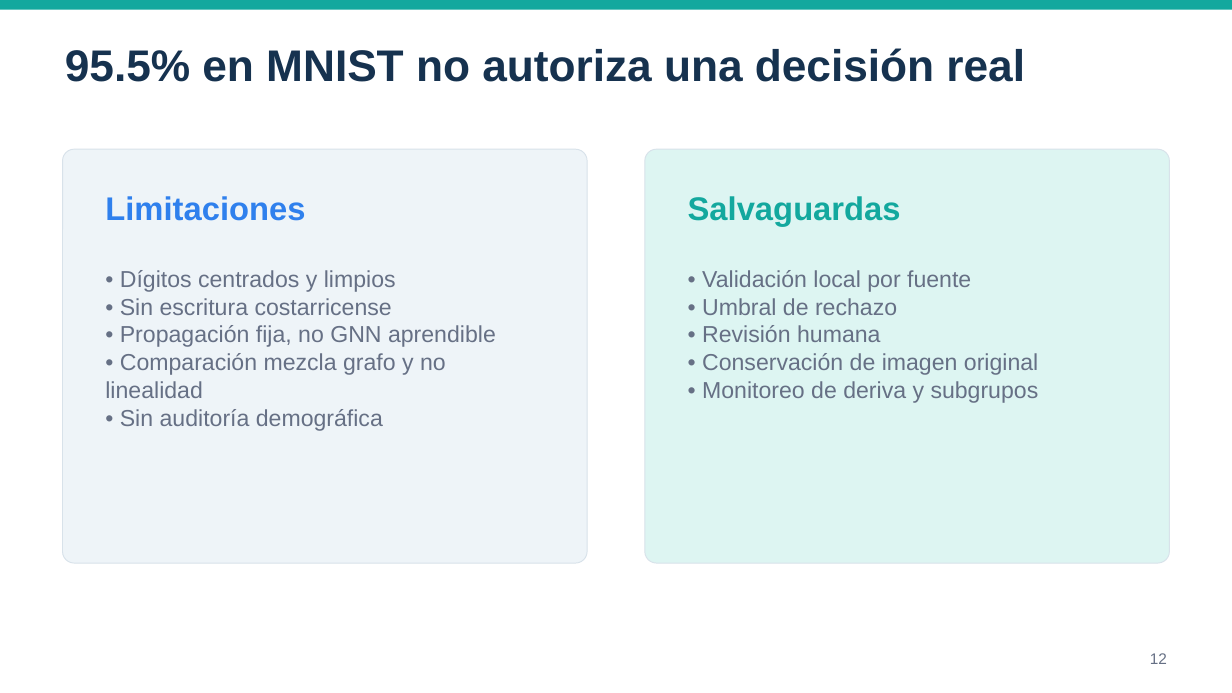
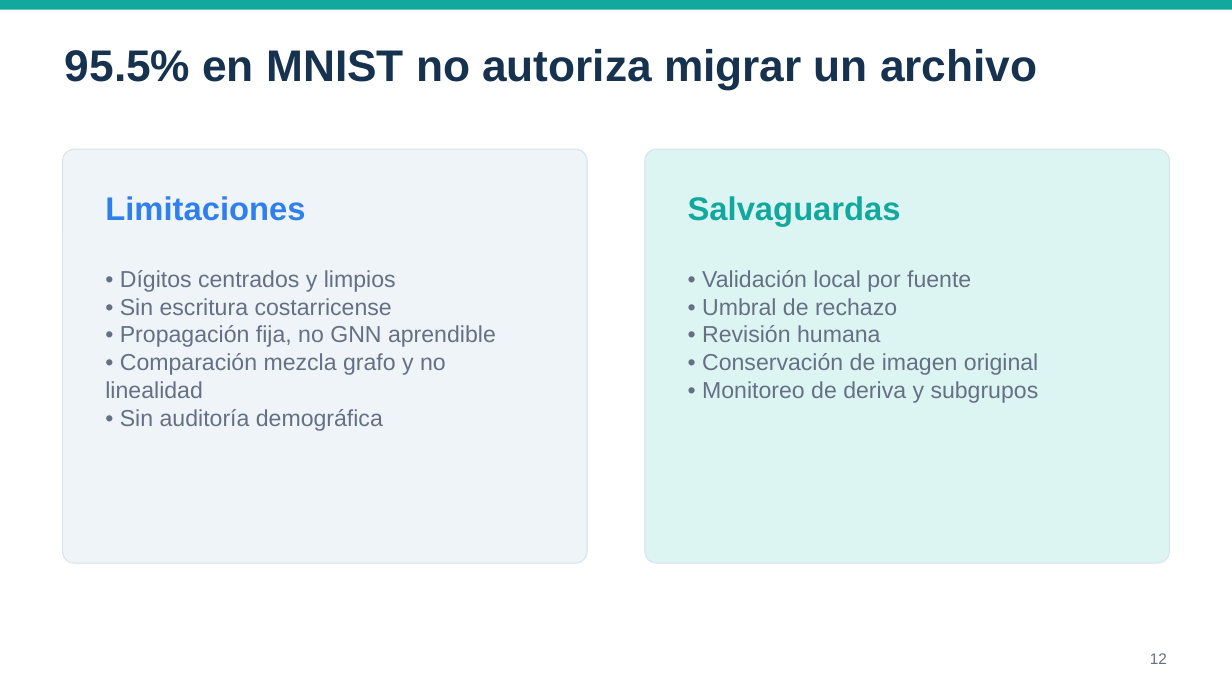
Before and after one commit to EmiliodeGomez/redes-neuronales-grafos-mnist, a slide deck: slide 12 of presentacion/PresentacionFinal_Grupo_RedesNeuronalesGrafos.pptx. Drawn at 1232x693 pixels with LibreOffice and Linux fonts; fonts in the diff are those of the drawing. Boxes give left, top, right and bottom in pixels: in the first picture for what was removed or moved away, otherwise in the second. Text is boxed around its words. In the diff, an @@ line names an element or a change of style, - is before the commit and + after.

Commit message:
Reenfocar proyecto a digitalizacion de archivos publicos

```diff
--- a/presentacion/PresentacionFinal_Grupo_RedesNeuronalesGrafos.pptx
+++ b/presentacion/PresentacionFinal_Grupo_RedesNeuronalesGrafos.pptx
@@ text at [65,49,1037,89]: text changed @@
-95.5% en MNIST no autoriza una decisión real
+95.5% en MNIST no autoriza migrar un archivo
```
Also in this commit, not shown: 5 other slides changed, 8 other files.
